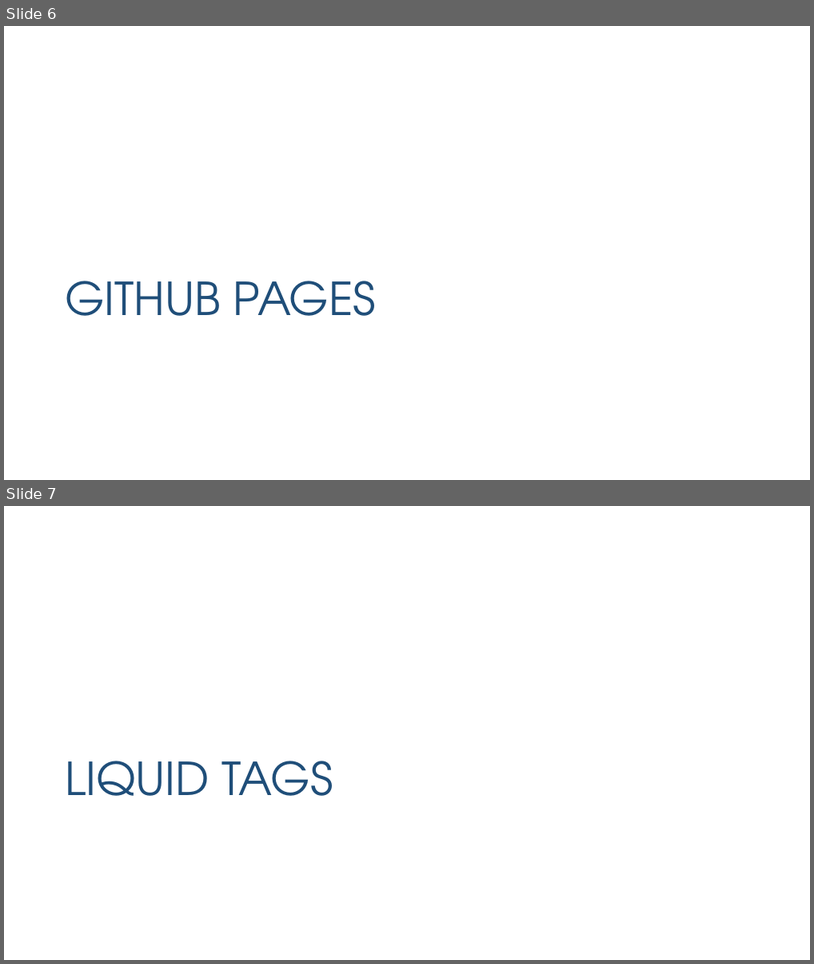
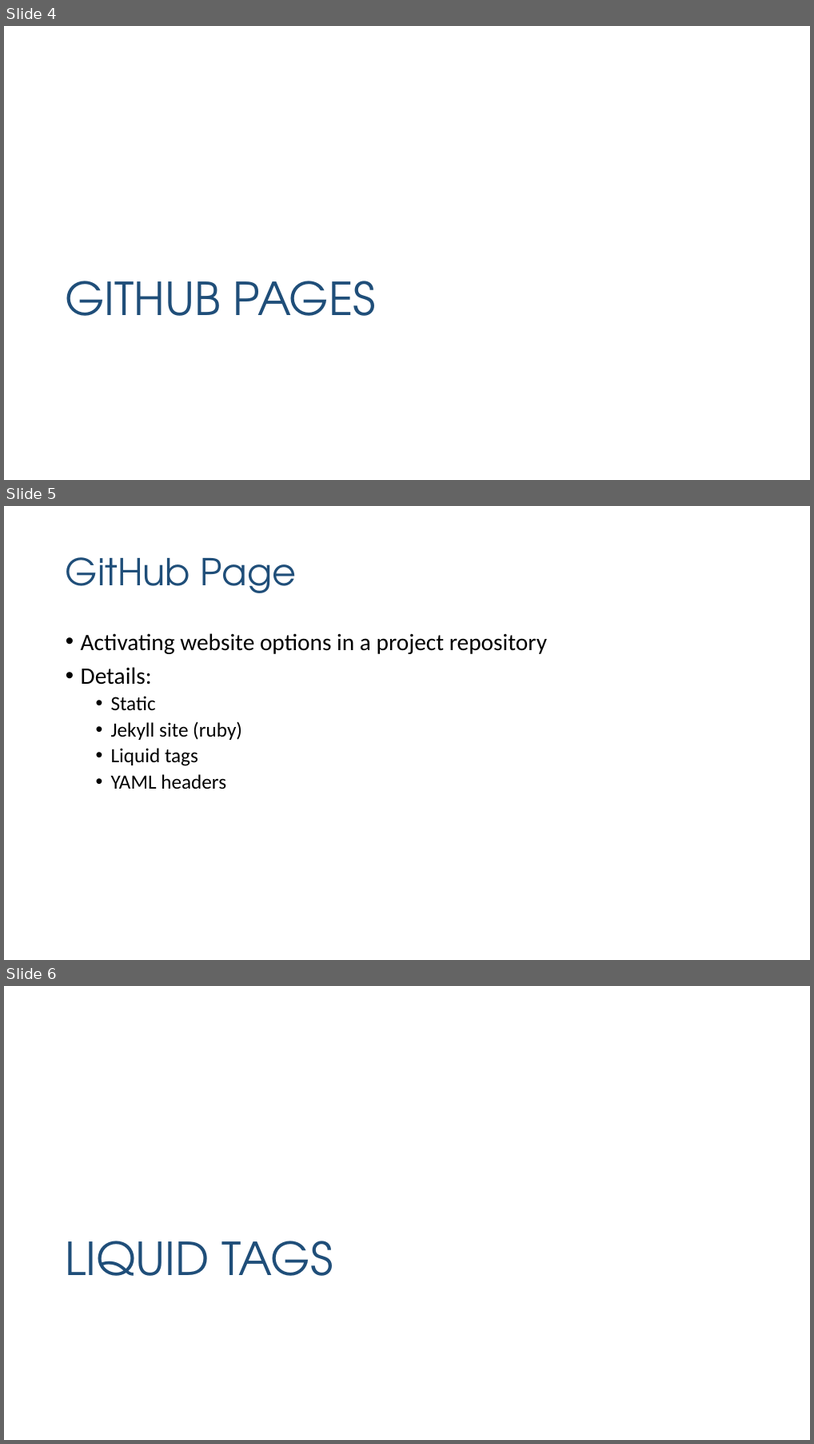
Before and after one commit to DS4PS/cpp-527-fall-2020, a slide deck: lectures/github-pages.pptx. Shown one above the other, each under a label of ours: slides 6 and 7 before the commit, slides 4, 5 and 6 after it. The pictures are 814x964 and 814x1444 pixels, drawn with LibreOffice and Linux fonts; fonts in the diff are those of the drawing. Boxes give left, top, right and bottom in pixels: in the first picture for what was removed or moved away, otherwise in the second. Text is boxed around its words. In the diff, an @@ line names an element or a change of style, - is before the commit and + after.

```diff
--- a/lectures/github-pages.pptx
+++ b/lectures/github-pages.pptx
@@ slide 5 added at (4, 506, 810, 960), background #FFFFFF @@
@@ title added at (66, 557, 296, 593), 44 pt, text #1F4E79 @@
+GitHub Page
@@ text added at (81, 633, 547, 789), 28 pt, text #000000 @@
+• Activating website options in a project repository
+• Details:
+  • Static
+  • Jekyll site (ruby)
+  • Liquid tags
+  • YAML headers
@@ what was slide 6 is now slide 4 @@
@@ what was slide 7 is now slide 6 @@
```
Also in this commit, not shown: 1 slide changed, 3 other slides added, 1 slide removed, 1 other file.
